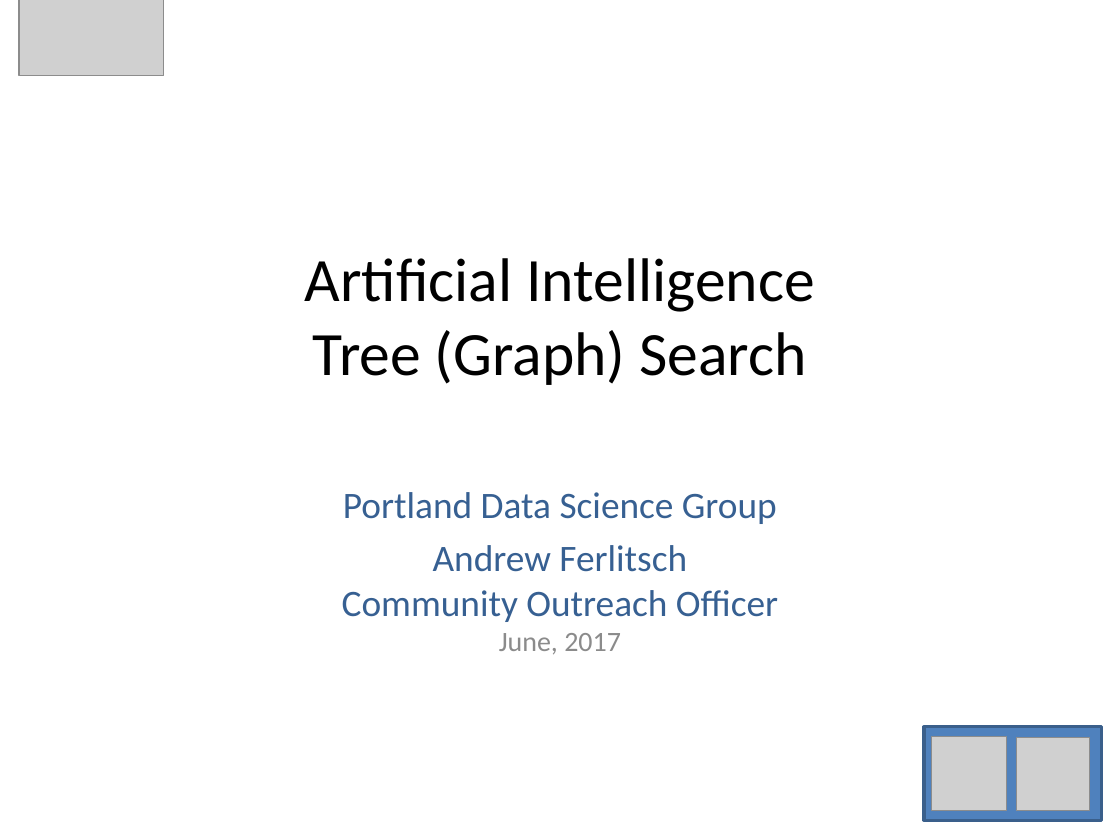
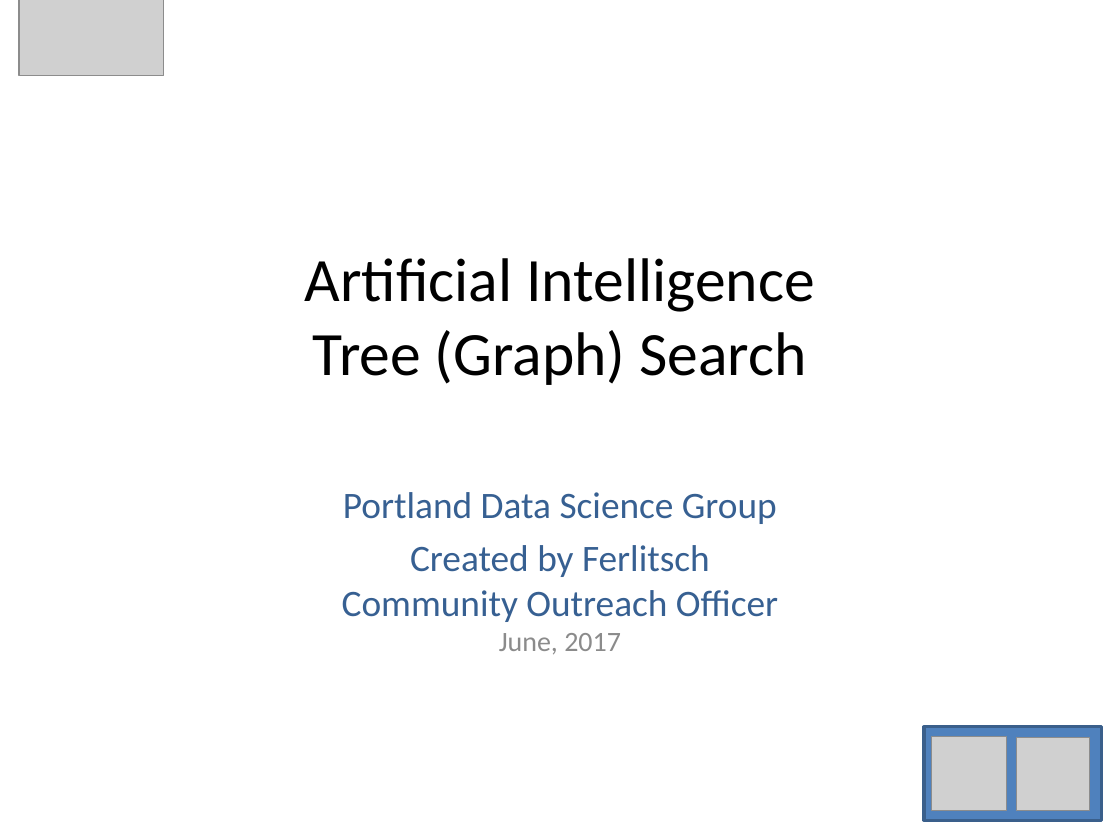
Before and after one commit to andrewferlitsch/Portland-Data-Science-Group, a slide deck: slide 1 of Presentations/AI - Graph Search.pptx. Drawn at 1120x840 pixels with LibreOffice and Linux fonts; fonts in the diff are those of the drawing; grey boxes stand for pictures. Boxes give left, top, right and bottom in pixels: in the first picture for what was removed or moved away, otherwise in the second. Text is boxed around its words. In the diff, an @@ line names an element or a change of style, - is before the commit and + after.

```diff
--- a/Presentations/AI - Graph Search.pptx
+++ b/Presentations/AI - Graph Search.pptx
@@ subtitle at bbox=[342, 545, 778, 654]: text changed @@
-Andrew Ferlitsch
-Community Outreach Officer
-June, 2017
+Created by Ferlitsch
+Community Outreach Officer
+June, 2017
```
Also in this commit, not shown: 7 other files.
